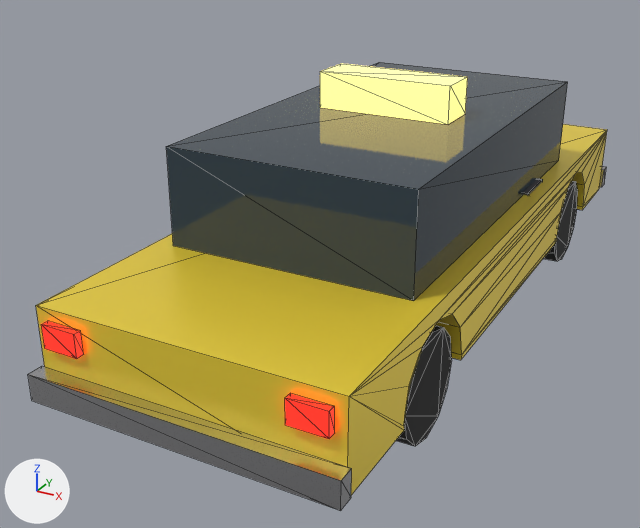
Renders of the glTF model assets/models/cars/taxi.glb from each side of a commit.
Both versions are drawn from a 50 mm lens placed at (2.34, -5.33, 2.86), pointed at (-0.34, -0.46, 0.43). The lights are fixed; the arrows at lower left show +X, +Y and +Z. The older version comes first. Mesh edges are drawn as thin lines. Where no turn or scale is listed for an object, it has been applied to the vertices. Vertices at exactly the same position are counted once.

In view in the first picture: 'WHEEL_FR', 'WHEEL_RR', 'body', 'bumper_r', 'cabin', 'sign', 'taillamp', 'taillamp.001' and 2 more.
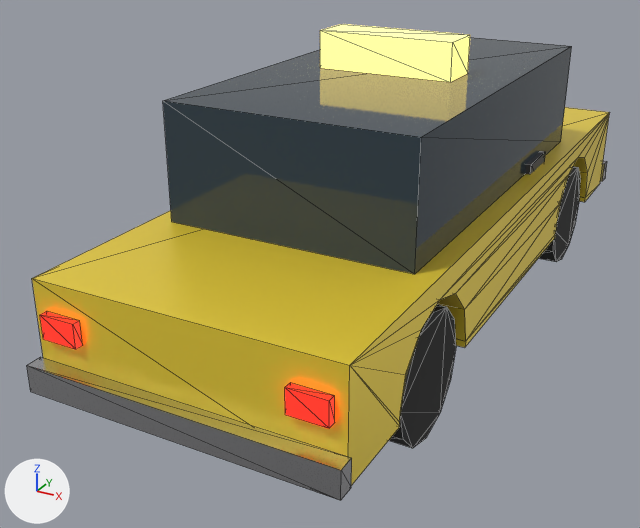
What differs and where, as boxes (x1, y1, x2, y2) in the pictures (640 x 528 px):
'body', reshaped: before (36, 124, 607, 495); after (32, 107, 610, 486)
'cabin', rescaled: before (166, 62, 568, 301); after (163, 37, 572, 274)
'bumper_r', moved: before (28, 366, 352, 511); after (27, 357, 352, 501)
'sign', moved: before (320, 63, 468, 124); after (320, 24, 470, 82)
'WHEEL_RR', moved, rescaled (19% wider, 19% taller): before (396, 325, 452, 446); after (389, 304, 456, 448)
'taillamp.001', moved: before (285, 393, 334, 439); after (285, 383, 334, 428)
'WHEEL_FR', moved, rescaled: before (543, 181, 578, 261); after (539, 166, 581, 262)
'taillamp', moved: before (41, 321, 83, 359); after (40, 311, 82, 349)

Patch to the scene script:
```diff
--- a/assets/models/cars/taxi.glb.py
+++ b/assets/models/cars/taxi.glb.py
@@ me_body @@
 # used by ob_body; location = (0.0, 0.0, 0.0)
-me_body.from_pydata(...)  # 44 vertices, 84 faces; spans x -0.9..0.9, y -2.45..2.45, z 0.3..0.84
+me_body.from_pydata(...)  # 44 vertices, 84 faces; spans x -0.9..0.9, y -2.45..2.45, z 0.35..0.99
+# me_body part 1: the whole mesh is rebuilt
 me_body.materials.append(mat_paint)
@@ me_bumper_r @@
 # used by ob_bumper_r; location = (0.0, 0.0, 0.0)
-me_bumper_r.from_pydata(...)  # 8 vertices, 12 faces; spans x -0.92..0.92, y -2.55..-2.45, z 0.32..0.48
+me_bumper_r.from_pydata(...)  # 8 vertices, 12 faces; spans x -0.92..0.92, y -2.55..-2.45, z 0.37..0.53
+# me_bumper_r part 2: the whole mesh is moved by (0.0, 0.0, 0.05)
 me_bumper_r.materials.append(mat_trim)
@@ me_cabin @@
 # used by ob_cabin; location = (0.0, 0.0, 0.0)
-me_cabin.from_pydata(...)  # 8 vertices, 12 faces; spans x -0.77..0.77, y -1.47..1.35, z 0.84..1.45
+me_cabin.from_pydata(...)  # 8 vertices, 12 faces; spans x -0.77..0.77, y -1.47..1.35, z 0.99..1.71
+# me_cabin part 3: the whole mesh is scaled about the mesh origin by (1, 1, 1.18)
 me_cabin.materials.append(mat_glass)
@@ me_sign @@
 # used by ob_sign; location = (0.0, 0.0, 0.0)
-me_sign.from_pydata(...)  # 8 vertices, 12 faces; spans x -0.45..0.45, y -0.25..0.05, z 1.45..1.69
+me_sign.from_pydata(...)  # 8 vertices, 12 faces; spans x -0.45..0.45, y -0.25..0.05, z 1.711..1.951
+# me_sign part 4: the whole mesh is moved by (0.0, 0.0, 0.261)
 me_sign.materials.append(mat_sign)
@@ me_taillamp @@
 # used by ob_taillamp; location = (0.0, 0.0, 0.0)
-me_taillamp.from_pydata(...)  # 8 vertices, 12 faces; spans x -0.83..-0.61, y -2.495..-2.445, z 0.63..0.77
+me_taillamp.from_pydata(...)  # 8 vertices, 12 faces; spans x -0.83..-0.61, y -2.495..-2.445, z 0.684..0.824
+# me_taillamp part 5: the whole mesh is moved by (0.0, 0.0, 0.054)
 me_taillamp.materials.append(mat_tail)
@@ me_taillamp_001 @@
 # used by ob_taillamp_001; location = (0.0, 0.0, 0.0)
-me_taillamp_001.from_pydata(...)  # 8 vertices, 12 faces; spans x 0.61..0.83, y -2.495..-2.445, z 0.63..0.77
+me_taillamp_001.from_pydata(...)  # 8 vertices, 12 faces; spans x 0.61..0.83, y -2.495..-2.445, z 0.684..0.824
+# me_taillamp_001 part 6: the whole mesh is moved by (0.0, 0.0, 0.054)
 me_taillamp_001.materials.append(mat_tail)
@@ me_wheel_fr @@
 # used by ob_wheel_fr; location = (0.75, 1.425, 0.33)
-me_wheel_fr.from_pydata(...)  # 24 vertices, 44 faces; spans x -0.12..0.12, y -0.33..0.33, z -0.33..0.33
+me_wheel_fr.from_pydata(...)  # 24 vertices, 44 faces; spans x -0.12..0.12, y -0.389..0.389, z -0.389..0.389
+# me_wheel_fr part 7: the whole mesh is scaled about its middle by (1, 1.18, 1.18)
 me_wheel_fr.materials.append(mat_tyre)
@@ me_wheel_rr @@
 # used by ob_wheel_rr; location = (0.75, -1.425, 0.33)
-me_wheel_rr.from_pydata(...)  # 24 vertices, 44 faces; spans x -0.12..0.12, y -0.33..0.33, z -0.33..0.33
+me_wheel_rr.from_pydata(...)  # 24 vertices, 44 faces; spans x -0.12..0.12, y -0.389..0.389, z -0.389..0.389
+# me_wheel_rr part 8: the whole mesh is scaled about its middle by (1, 1.18, 1.18)
 me_wheel_rr.materials.append(mat_tyre)
@@ ob_wheel_fr @@
 ob_wheel_fr = bpy.data.objects.new('WHEEL_FR', me_wheel_fr)
-ob_wheel_fr.location = (0.75, 1.425, 0.33)
+ob_wheel_fr.location = (0.75, 1.425, 0.389)
@@ ob_wheel_rr @@
 ob_wheel_rr = bpy.data.objects.new('WHEEL_RR', me_wheel_rr)
-ob_wheel_rr.location = (0.75, -1.425, 0.33)
+ob_wheel_rr.location = (0.75, -1.425, 0.389)
```
